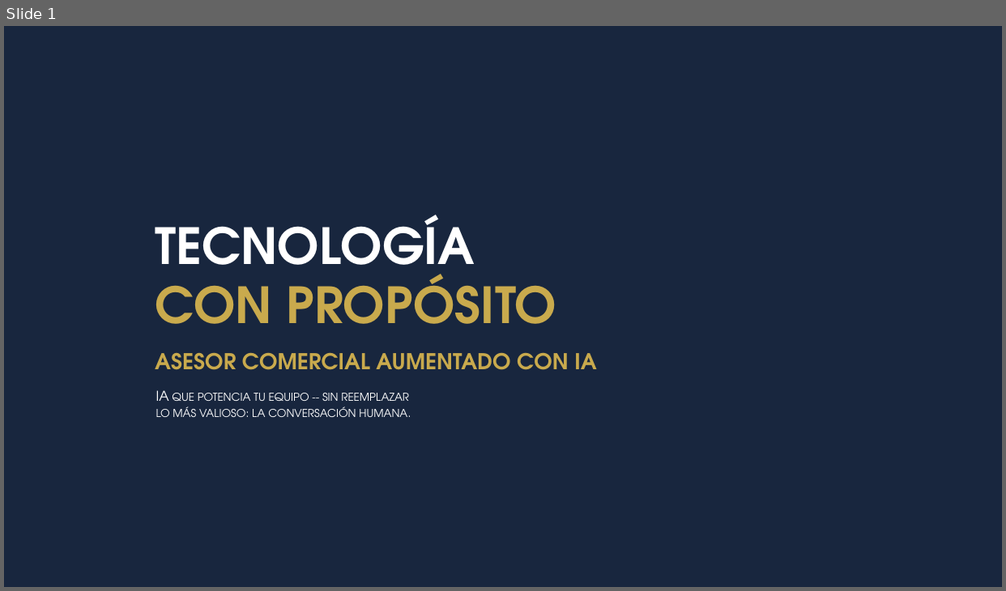
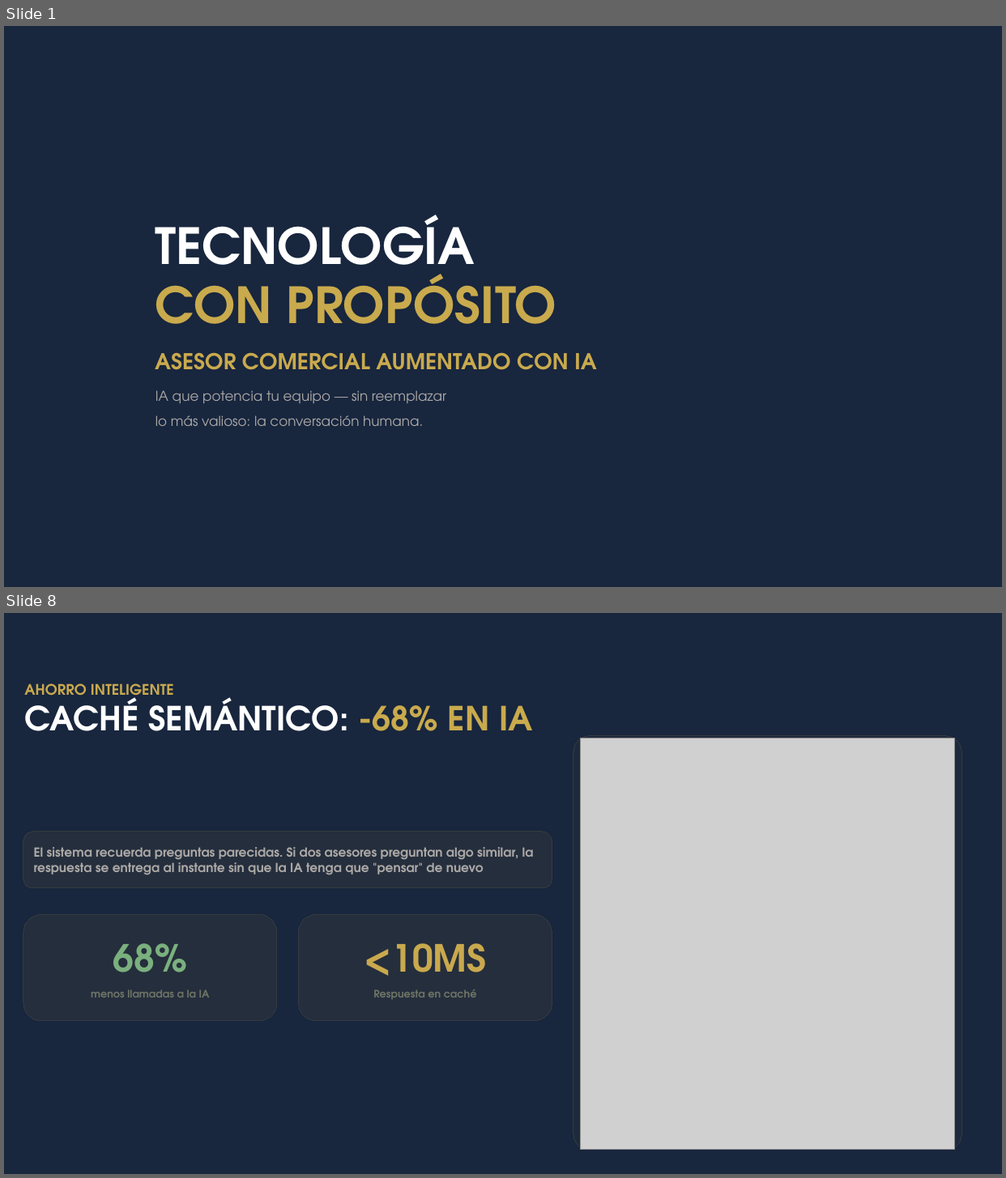
Before and after one commit to johnruedal96/capillas, a slide deck: Presentacion.pptx. Shown one above the other, each under a label of ours: slide 1 before the commit, slides 1 and 8 after it; the slides between them are not shown. The pictures are 1006x591 and 1006x1178 pixels, drawn with LibreOffice and Linux fonts; fonts in the diff are those of the drawing; grey boxes stand for pictures. Boxes give left, top, right and bottom in pixels: in the first picture for what was removed or moved away, otherwise in the second. Text is boxed around its words. In the diff, an @@ line names an element or a change of style, - is before the commit and + after.

```diff
--- a/Presentacion.pptx
+++ b/Presentacion.pptx
@@ slide 8 added at bbox=[4, 613, 1002, 1174], background #18263E @@
@@ text added at bbox=[24, 683, 174, 701], 14 pt, text #C9A94E, bold @@
+AHORRO INTELIGENTE
@@ title added at bbox=[24, 697, 533, 731], 32 pt, text gradient #FFFFFF to #A6A6A6, bold @@
+CACHÉ SEMÁNTICO: -68% EN IA
@@ rounded rectangle added at bbox=[573, 736, 962, 1150], fill #252E3C at 50% opacity, outline #343A3E 0.75 pt @@
@@ picture added at bbox=[581, 739, 955, 1151] @@
@@ text added at bbox=[23, 832, 552, 888], fill #252E3C, outline #343A3E 0.75 pt, 12 pt, text #ACA9A7, bold @@
+El sistema recuerda preguntas parecidas. Si dos asesores preguntan algo similar, la respuesta se entrega al instante sin que la IA tenga que "pensar" de nuevo
@@ rounded rectangle added at bbox=[23, 914, 277, 1021], fill #252E3C, outline #343A3E 0.75 pt, 10 pt, text #6D7366, bold @@
+68%
+menos llamadas a la IA
@@ rounded rectangle added at bbox=[298, 914, 552, 1021], fill #252E3C, outline #343A3E 0.75 pt, 10 pt, text #6D7366, bold @@
+<10MS
+Respuesta en caché
@@ slide 1 changed as well @@
@@ text at bbox=[155, 390, 446, 426]: text changed; text colour gradient #FFFFFF to #BFBFBF to #ACA9A7 @@
-IA que potencia tu equipo -- sin reemplazar
-lo más valioso: la conversación humana.
+IA que potencia tu equipo — sin reemplazar
+lo más valioso: la conversación humana.
```
Also in this commit, not shown: 1 other slide changed, 9 other slides added, 1 other file.
